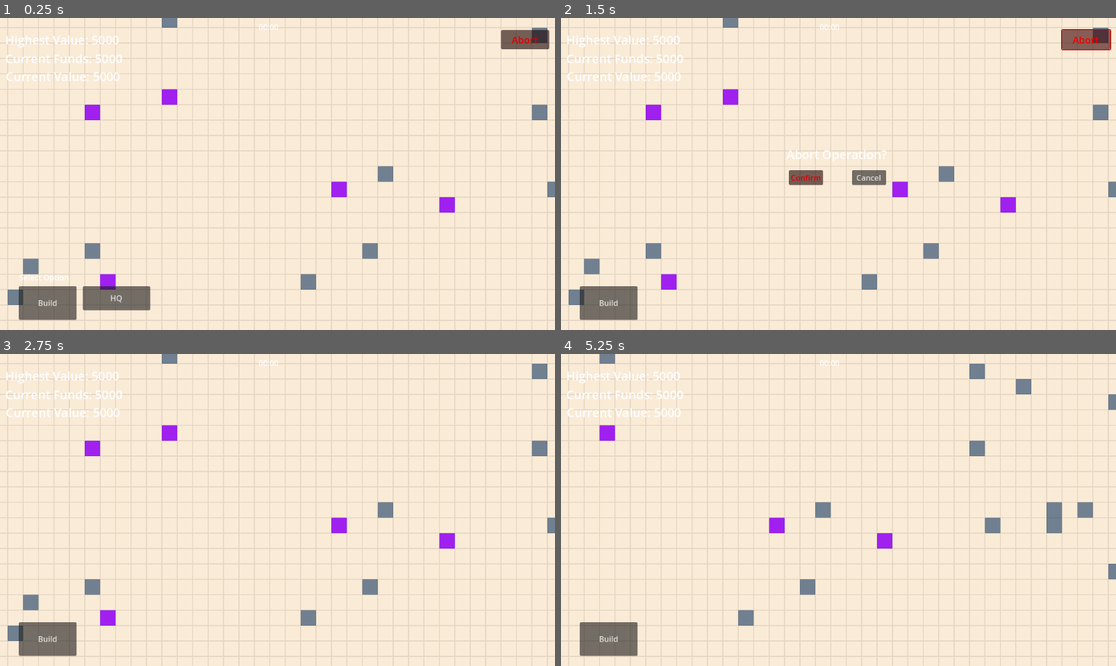
Above: before the commit, frames 1-4 (two rows, left to right).
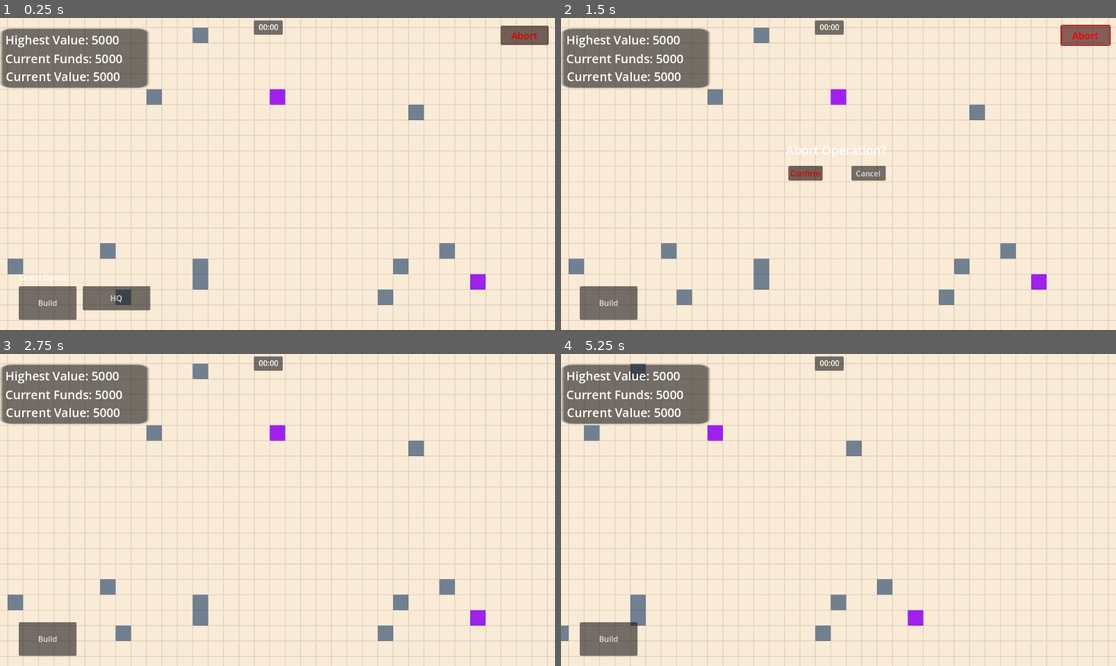
Above: after the commit, the same moments.

Repository: dwlee0802/BusinessTD
Game: Godot game, scene res://Scenes/game.tscn
The game is run twice, just before and just after one commit, with the same random seed, the same clock (stepped at 60 frames per second) and the same inputs.
Inputs (mouse positions are in pixels of both pictures, inside the frame that each line leads up to):
- Up to frame 1 (0.25 s): no input
- Up to frame 2 (1.5 s): click "Build" at 0.5 s; click "Abort" at 1.25 s
- Up to frame 3 (2.75 s): click "Confirm" at 2 s
- Up to frame 4 (5.25 s): tap Enter at 2.75, 4.25 s; move the mouse to (960, 494) at 2.77 s; hold D 2.78-3.53 s; click (960, 494) at 2.92 s; tap Space at 3.5, 5 s; move the mouse to (727, 525) at 3.52 s; hold S 3.53-4.28 s; click (727, 525) at 3.67 s; move the mouse to (894, 441) at 4.27 s; hold D 4.28-5.03 s; click (894, 441) at 4.42 s; move the mouse to (810, 572) at 5.02 s; hold W from 5.03 s (still down); click (810, 572) at 5.17 s

The runs differ from the first frame. In frame 1, 9.1% of the frame differs, in the area x 0-100%, y 0-92%; in frame 2, 10%; in frame 3, 8.8%; in frame 4, 8.4%.
Error before the commit: Invalid assignment of property or key 'visible' with value of type 'bool' on a base object of type 'null instance'. (res://Scenes/game.gd:276)
Error after the commit: Invalid assignment of property or key 'visible' with value of type 'bool' on a base object of type 'null instance'. (res://Scenes/game.gd:285)

Commit message:
Network update now works properly. Might need optimization later on.

Diff:
--- a/Scenes/HQ.tscn
+++ b/Scenes/HQ.tscn
@@ -7,7 +7,6 @@
 [ext_resource type="Script" path="res://Scenes/APShapeCast.gd" id="4_vdnbn"]
 [ext_resource type="Texture2D" uid="uid://bqyshusuhavsd" path="res://Art/single_white_pixel.png" id="5_lwoue"]
 [ext_resource type="Texture2D" uid="uid://de52pygb55h5c" path="res://Art/circle-256.png" id="6_y7kus"]
-[ext_resource type="Script" path="res://Scenes/SupplyShapeCast.gd" id="7_ulgaq"]
 
 [sub_resource type="RectangleShape2D" id="RectangleShape2D_e8nbd"]
 size = Vector2(201, 199)
@@ -19,8 +18,11 @@
 resource_local_to_scene = true
 radius = 600.0
 
-[sub_resource type="CircleShape2D" id="CircleShape2D_d2c2b"]
+[sub_resource type="CircleShape2D" id="CircleShape2D_hdfy1"]
 radius = 400.0
+
+[sub_resource type="CircleShape2D" id="CircleShape2D_5nsj1"]
+radius = 600.0
 
 [node name="HQ" type="CharacterBody2D"]
 collision_layer = 273
@@ -76,30 +78,30 @@
 
 [node name="SupplyRange" type="Sprite2D" parent="."]
 visible = false
+modulate = Color(0.415686, 0.992157, 1, 1)
 self_modulate = Color(0.752941, 1, 1, 0.309804)
 position = Vector2(-2.99998, -3.49999)
 scale = Vector2(3.11719, 3.13672)
 texture = ExtResource("6_y7kus")
 
-[node name="SupplyShapeCast" type="ShapeCast2D" parent="."]
-visible = false
-shape = SubResource("CircleShape2D_d2c2b")
-target_position = Vector2(0, 0)
-collide_with_areas = true
-script = ExtResource("7_ulgaq")
-
 [node name="ConnectionRange" type="Sprite2D" parent="."]
 modulate = Color(1, 1, 0.756863, 1)
 self_modulate = Color(0.752941, 1, 1, 0.309804)
 texture_filter = 1
-position = Vector2(-2.99996, -1.5)
-scale = Vector2(7.80469, 7.77734)
+position = Vector2(-1.50003, 2.99991)
+scale = Vector2(4.71484, 4.71875)
 texture = ExtResource("6_y7kus")
 
-[node name="ConnectionShapeCast" type="ShapeCast2D" parent="."]
+[node name="SupplyArea" type="Area2D" parent="."]
 visible = false
-shape = SubResource("CircleShape2D_d2c2b")
-target_position = Vector2(0, 0)
-collision_mask = 256
-collide_with_areas = true
-script = ExtResource("7_ulgaq")
+collision_layer = 0
+
+[node name="CollisionShape2D" type="CollisionShape2D" parent="SupplyArea"]
+shape = SubResource("CircleShape2D_hdfy1")
+
+[node name="ConnectionArea" type="Area2D" parent="."]
+collision_layer = 0
+collision_mask = 16
+
+[node name="CollisionShape2D" type="CollisionShape2D" parent="ConnectionArea"]
+shape = SubResource("CircleShape2D_5nsj1")
--- a/Scenes/game.gd
+++ b/Scenes/game.gd
@@ -154,6 +154,7 @@
 						operationFunds -= buildingCosts[buildType]
 
 						waitingForBuildLocation = false
+						UpdateSupply()
 						return
 
 					elif buildType == 1:
@@ -205,6 +206,7 @@
 							print("Not a mineral deposit!\n")
 
 						waitingForBuildLocation = false
+						UpdateSupply()
 
 					elif buildType == 3:
 						var newTower = networkTowerScene.instantiate()
@@ -262,6 +264,13 @@
 	newUnit.position = where
 	newUnit.attackTarget = attackWhat
 	add_child(newUnit)
+
+
+func UpdateSupply():
+	for item in playerStructures:
+		if item != null:
+			if item.type == 3 or item.type == 1:
+				item.UpdateSupply()
 
 
 func MakeDamagePopup(where, amount, color = Color.DARK_RED):
--- a/Scenes/game.tscn
+++ b/Scenes/game.tscn
@@ -124,10 +124,10 @@
 [node name="AbortButton" type="Button" parent="Camera/CanvasLayer/InGameUI"]
 self_modulate = Color(1, 0, 0, 1)
 layout_mode = 0
-offset_left = 1042.0
-offset_top = 18.0
-offset_right = 1142.0
-offset_bottom = 58.0
+offset_left = 1041.0
+offset_top = 9.0
+offset_right = 1141.0
+offset_bottom = 49.0
 theme_override_font_sizes/font_size = 20
 text = "Abort"
 script = ExtResource("4_r0jn5")
@@ -312,6 +312,21 @@
 horizontal_alignment = 1
 vertical_alignment = 1
 uppercase = true
+
+[node name="Background2" type="Panel" parent="Camera/CanvasLayer/InGameUI"]
+z_index = -10
+offset_left = 529.0
+offset_top = -2.0
+offset_right = 589.0
+offset_bottom = 28.0
+
+[node name="Background" type="Panel" parent="Camera/CanvasLayer/InGameUI"]
+z_index = -10
+offset_left = 5.0
+offset_top = 15.0
+offset_right = 45.0
+offset_bottom = 55.0
+scale = Vector2(7.60074, 3.08)
 
 [node name="MapBlock" parent="." instance=ExtResource("2_d8xa2")]
 
@@ -354,3 +369,7 @@
 [connection signal="mouse_entered" from="Camera/CanvasLayer/InGameUI/UnitMenu/AttackSpeedMenu/Low" to="." method="_on_mouse_entered_ui"]
 [connection signal="mouse_exited" from="Camera/CanvasLayer/InGameUI/UnitMenu/AttackSpeedMenu/Low" to="." method="_on_mouse_exited_ui"]
 [connection signal="pressed" from="Camera/CanvasLayer/InGameUI/UnitMenu/AttackSpeedMenu/Low" to="." method="_on_attack_speed_button_pressed" binds= [0]]
+[connection signal="mouse_entered" from="Camera/CanvasLayer/InGameUI/Background2" to="." method="_on_mouse_entered_ui"]
+[connection signal="mouse_exited" from="Camera/CanvasLayer/InGameUI/Background2" to="." method="_on_mouse_exited_ui"]
+[connection signal="mouse_entered" from="Camera/CanvasLayer/InGameUI/Background" to="." method="_on_mouse_entered_ui"]
+[connection signal="mouse_exited" from="Camera/CanvasLayer/InGameUI/Background" to="." method="_on_mouse_exited_ui"]
--- a/Scenes/map_block.gd
+++ b/Scenes/map_block.gd
@@ -5,8 +5,8 @@
 @export var boardWidth = 150
 @export var boardHeight = 150
 
-var depositSpawnRate: float = 0.005
-var slowdownSpawnRate: float = 0.02
+var depositSpawnRate: float = 0.001
+var slowdownSpawnRate: float = 0.015
 
 # Size of a square tile's one side's length in pixels
 var initialTilesize = 32
--- a/Scenes/mining_drill.gd
+++ b/Scenes/mining_drill.gd
@@ -17,12 +17,14 @@
 
 var isSupplied: bool = false
 
+var sprite
+
 
 # Called when the node enters the scene tree for the first time.
 func _ready():
 	healthBar = get_node("Healthbar")
 	game = get_parent()
-
+	sprite = get_node("Sprite2D")
 
 # Called every frame. 'delta' is the elapsed time since the previous frame.
 func _process(delta):
@@ -37,6 +39,11 @@
 	if healthBar.scale.x > healthBarSize * hitPoints / maxHitPoints:
 		healthBar.scale.x -= delta * 140
 
+	if isSupplied:
+		sprite.modulate = Color.WHITE
+	else:
+		sprite.modulate = Color.DIM_GRAY
+
 	profitHolder -= delta
 
 	if profitHolder <= 0:
--- a/Scenes/network_tower.gd
+++ b/Scenes/network_tower.gd
@@ -11,12 +11,21 @@
 var isConnected: bool = false
 
 var connectionRange
+var connectionArea
 var supplyRange
+var supplyArea
+
+var spriteNode
+
+var visited: bool = false
 
 func _ready():
 	game = get_parent()
 	connectionRange = get_node("ConnectionRange")
+	connectionArea = get_node("ConnectionArea")
 	supplyRange = get_node("SupplyRange")
+	supplyArea = get_node("SupplyArea")
+	spriteNode = get_node("Sprite2D")
 
 func _process(delta):
 	if game.waitingForBuildLocation == true and game.buildType == type:
@@ -26,6 +35,24 @@
 		connectionRange.visible = false
 		supplyRange.visible = true
 
+	if isConnected == false:
+		connectionRange.visible = false
+		supplyRange.visible = false
+		spriteNode.modulate = Color.DIM_GRAY
+
+	if hitPoints <= 0:
+		var tiles
+		tiles = game.GetSquare(placedTile, 3)
+
+		for tile in tiles:
+			for item in tile:
+				item.occupied = false
+
+		if game.selectedUnit == self:
+			game.selectedUnit = null
+
+		queue_free()
+
 
 func hit(damage):
 	print("hit!")
@@ -34,16 +61,22 @@
 
 
 func UpdateConnection():
-	var results = get_node("ConnectionShapeCast").GetColliders()
+	var results = connectionArea.get_overlapping_bodies()
 	for item in results:
 		if item != null and item.type == type:
-			if item.isConnected == false:
+			if item.visited == false:
 				item.isConnected = true
+				item.visited = true
 				item.UpdateConnection()
 
 
 func UpdateSupply():
-	var results = get_node("SupplyShapeCast").GetColliders()
+	if isConnected == false:
+		return
+
+	var results = supplyArea.get_overlapping_bodies()
 	for item in results:
-		if item != null and item.isSupplied == false:
-			item.isSupplied = true
+		if item != null:
+			if item.type == 0 or item.type == 2:
+				if item.isSupplied == false:
+					item.isSupplied = true
--- a/Scenes/network_tower.tscn
+++ b/Scenes/network_tower.tscn
@@ -12,8 +12,15 @@
 [sub_resource type="CircleShape2D" id="CircleShape2D_bbtwl"]
 radius = 800.0
 
+[sub_resource type="CircleShape2D" id="CircleShape2D_vnnkl"]
+radius = 250.0
+
+[sub_resource type="CircleShape2D" id="CircleShape2D_27bua"]
+resource_name = "asdf"
+radius = 400.0
+
 [node name="Network Tower" type="CharacterBody2D"]
-collision_layer = 273
+collision_layer = 17
 collision_mask = 273
 collision_priority = 0.0
 script = ExtResource("1_cbbve")
@@ -36,16 +43,18 @@
 centered = false
 
 [node name="ConnectionShapeCast" type="ShapeCast2D" parent="."]
+visible = false
 shape = SubResource("CircleShape2D_bbtwl")
 target_position = Vector2(0, 0)
 collision_mask = 65521
 script = ExtResource("3_kklyg")
 
 [node name="ConnectionRange" type="Sprite2D" parent="."]
+modulate = Color(1, 1, 0.756863, 1)
 self_modulate = Color(0.752941, 1, 1, 0.309804)
 texture_filter = 1
-position = Vector2(-0.999939, 1.5)
-scale = Vector2(6.26563, 6.25391)
+position = Vector2(0.500015, 0)
+scale = Vector2(3.16797, 3.10938)
 texture = ExtResource("5_fpvw5")
 
 [node name="SupplyShapeCast" type="ShapeCast2D" parent="."]
@@ -57,7 +66,22 @@
 
 [node name="SupplyRange" type="Sprite2D" parent="."]
 visible = false
+modulate = Color(0.415686, 0.992157, 1, 1)
 self_modulate = Color(0.752941, 1, 1, 0.309804)
-position = Vector2(-2.14577e-05, -1.52588e-05)
-scale = Vector2(2.34375, 2.33594)
+position = Vector2(-1.49998, 7.62939e-06)
+scale = Vector2(1.97266, 1.95312)
 texture = ExtResource("5_fpvw5")
+
+[node name="SupplyArea" type="Area2D" parent="."]
+visible = false
+collision_layer = 0
+
+[node name="CollisionShape2D2" type="CollisionShape2D" parent="SupplyArea"]
+shape = SubResource("CircleShape2D_vnnkl")
+
+[node name="ConnectionArea" type="Area2D" parent="."]
+collision_layer = 16
+collision_mask = 16
+
+[node name="CollisionShape2D" type="CollisionShape2D" parent="ConnectionArea"]
+shape = SubResource("CircleShape2D_27bua")
--- a/Scenes/turret.gd
+++ b/Scenes/turret.gd
@@ -39,16 +39,18 @@
 
 var bodySprite
 var connectionRange
-var connectionCast
+var connectionArea
 var supplyRange
+var supplyArea
 
 # Called when the node enters the scene tree for the first time.
 func _ready():
 	bodySprite = get_node("TurretBarrelSprite")
 	if isHQ:
 		connectionRange = get_node("ConnectionRange")
-		connectionCast = get_node("ConnectionShapeCast")
+		connectionArea = get_node("ConnectionArea")
 		supplyRange = get_node("SupplyRange")
+		supplyArea = get_node("SupplyArea")
 		supplyRange.visible = true
 
 	healthBar = get_node("Healthbar")
@@ -203,8 +205,7 @@
 
 
 func UpdateSupply():
-	var results = get_node("SupplyShapeCast").GetColliders()
-	print("Supply collider count: ", len(results),"\n")
+	var results = supplyArea.get_overlapping_bodies()
 	for item in results:
 		if item != null:
 			if item.type == 0 or item.type == 2:
@@ -215,17 +216,23 @@
 	if not isHQ:
 		return
 
-	print("Network Update\n")
-
-	var results = connectionCast.GetColliders()
-
-	print("Network collider count: ", len(results))
-	print(connectionCast)
+#	print("Network Update\n")
+
+	var results = connectionArea.get_overlapping_bodies()
+
+	for item in game.playerStructures:
+		if item != null:
+			if item.type == 3:
+				item.isConnected = false
+				item.UpdateSupply()
+				item.visited = false
+
 	# update towers
 	for item in results:
 		if item != null and item.type == 3:
-			if item.isConnected == false:
+			if item.visited == false:
 				item.isConnected = true
+				item.visited = true
 				item.UpdateConnection()
 
 	for item in game.playerStructures:
@@ -239,7 +246,6 @@
 		if item != null:
 			if item.type == 3:
 				item.UpdateSupply()
-
 
 
 func _to_string():
Not shown: 1 places in Scenes/network_tower.tscn that only renumber resources
